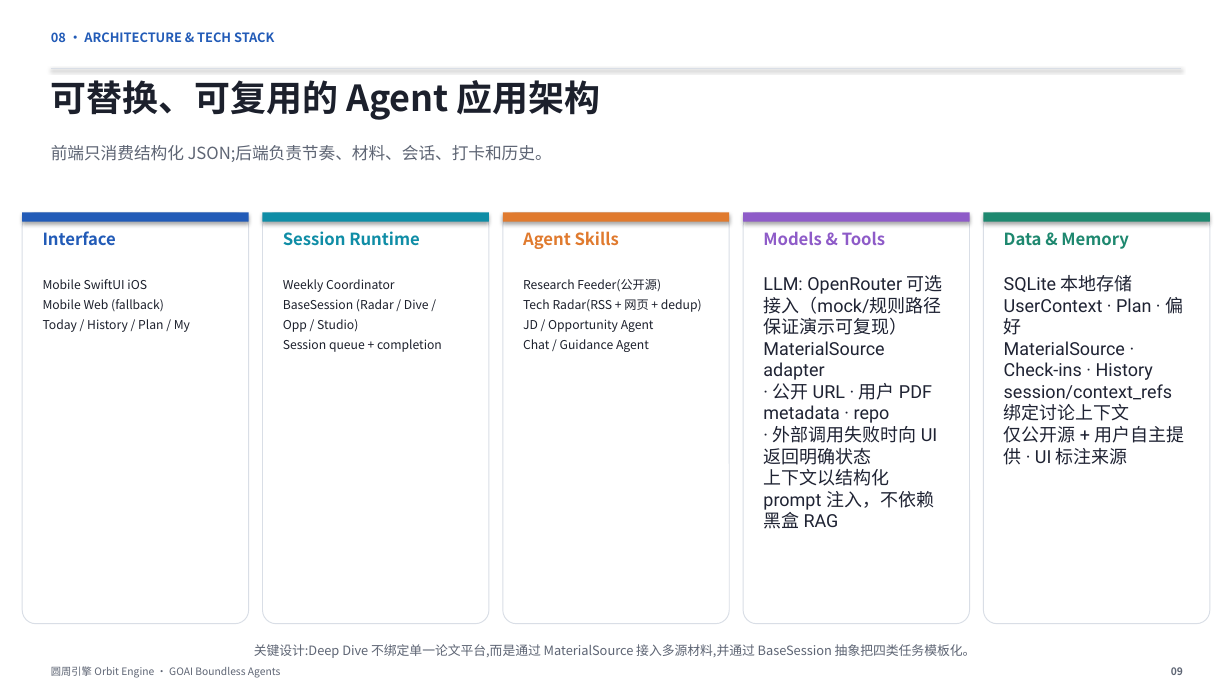
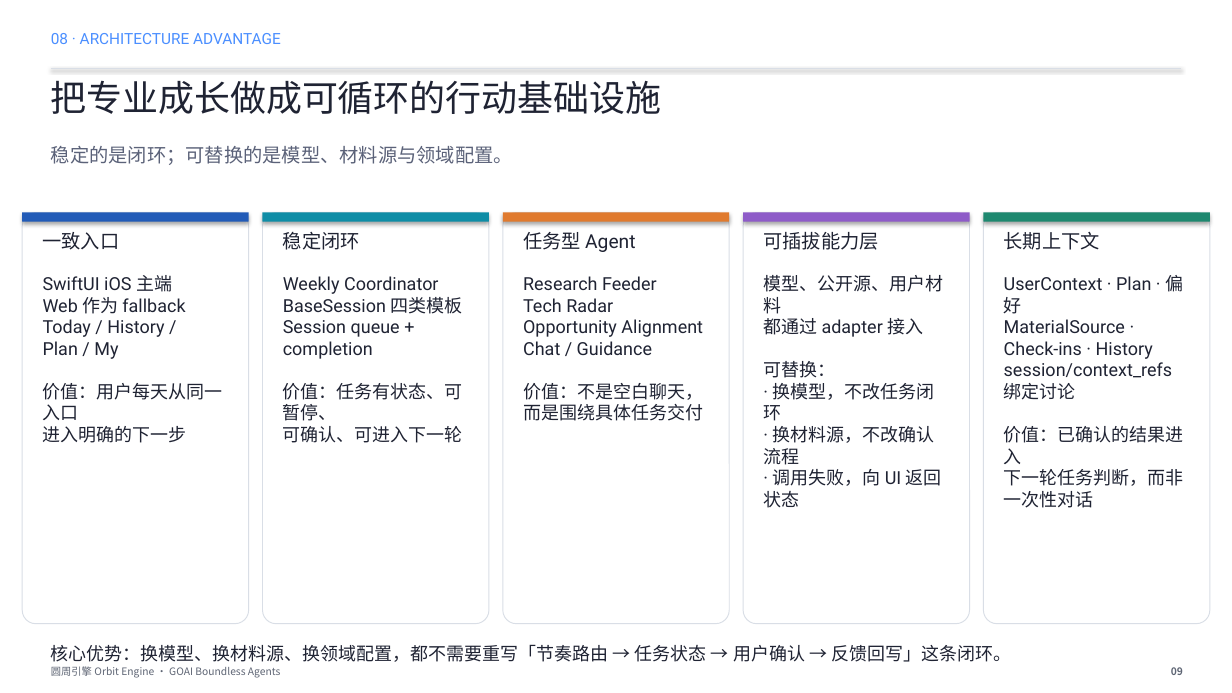
Before and after one commit to understand-hani/Orbit-Engine, a slide deck: slide 9 of ppt/orbit_engine_value_proposal_v3.pptx. Drawn at 1232x693 pixels with LibreOffice and Linux fonts; fonts in the diff are those of the drawing. Boxes give left, top, right and bottom in pixels: in the first picture for what was removed or moved away, otherwise in the second. Text is boxed around its words. In the diff, an @@ line names an element or a change of style, - is before the commit and + after.

Commit message:
Emphasize Orbit Engine architecture value

```diff
--- a/ppt/orbit_engine_value_proposal_v3.pptx
+++ b/ppt/orbit_engine_value_proposal_v3.pptx
@@ text at bbox=[51, 33, 281, 44]: text changed; size 10 to 12 pt; font Noto Sans CJK SC to Roboto; text colour #225BB7 to #4B8FFF; bold off @@
-08 · ARCHITECTURE & TECH STACK
+08 · ARCHITECTURE ADVANTAGE
@@ text at bbox=[51, 80, 661, 114]: text changed; font Noto Sans CJK SC to Roboto; text colour #1C202C to #1F2333; bold off @@
-可替换、可复用的 Agent 应用架构
+把专业成长做成可循环的行动基础设施
@@ text at bbox=[51, 146, 513, 165]: text changed; size 13 to 15 pt; font Noto Sans CJK SC to Roboto; text colour #5E6574 to #5B6279 @@
-前端只消费结构化 JSON;后端负责节奏、材料、会话、打卡和历史。
+稳定的是闭环；可替换的是模型、材料源与领域配置。
@@ text at bbox=[43, 232, 120, 250]: text changed; size 13 to 15 pt; font Noto Sans CJK SC to Roboto; text colour #225BB7 to #1F2333; bold off @@
-Interface
+一致入口
@@ text at bbox=[283, 232, 360, 250]: text changed; size 13 to 15 pt; font Noto Sans CJK SC to Roboto; text colour #0F8DA6 to #1F2333; bold off @@
-Session Runtime
+稳定闭环
@@ text at bbox=[523, 232, 635, 252]: text changed; size 13 to 15 pt; font Noto Sans CJK SC to Roboto; text colour #E07A2E to #1F2333; bold off @@
-Agent Skills
+任务型 Agent
@@ text at bbox=[763, 231, 878, 250]: text changed; size 13 to 15 pt; font Noto Sans CJK SC to Roboto; text colour #8E5BC8 to #1F2333; bold off @@
-Models & Tools
+可插拔能力层
@@ text at bbox=[1004, 232, 1100, 250]: text changed; size 13 to 15 pt; font Noto Sans CJK SC to Roboto; text colour #1E886F to #1F2333; bold off @@
-Data & Memory
+长期上下文
@@ text at bbox=[43, 275, 185, 314]: text changed; size 9.5 to 14 pt; font Noto Sans CJK SC to Roboto; text colour #1C202C to #1F2333 @@
-Mobile SwiftUI iOS
-Mobile Web (fallback)
+SwiftUI iOS 主端
+Web 作为 fallback
@@ text at bbox=[283, 297, 463, 314]: text changed; size 9.5 to 14 pt; font Noto Sans CJK SC to Roboto; text colour #1C202C to #1F2333 @@
-BaseSession (Radar / Dive / Opp / Studio)
+BaseSession 四类模板
@@ text at bbox=[283, 276, 438, 359]: size 9.5 to 14 pt, font Noto Sans CJK SC to Roboto, text colour #1C202C to #1F2333 in "Weekly Coordinator", "Session queue + completion"; line spacing 1.35 to 1 @@
@@ text at bbox=[523, 276, 703, 421]: text changed; size 9.5 to 14 pt; font Noto Sans CJK SC to Roboto; text colour #1C202C to #1F2333 @@
-Research Feeder(公开源)
-Tech Radar(RSS + 网页 + dedup)
-JD / Opportunity Agent
-Chat / Guidance Agent
+Research Feeder
+Tech Radar
+Opportunity Alignment
+Chat / Guidance
+价值：不是空白聊天，
+而是围绕具体任务交付
@@ text at bbox=[763, 275, 943, 508]: text changed @@
-LLM: OpenRouter 可选接入（mock/规则路径保证演示可复现）
-MaterialSource adapter
-· 公开 URL · 用户 PDF metadata · repo
-· 外部调用失败时向 UI 返回明确状态
-上下文以结构化 prompt 注入，不依赖黑盒 RAG
+模型、公开源、用户材料
+都通过 adapter 接入
+可替换：
+· 换模型，不改任务闭环
+· 换材料源，不改确认流程
+· 调用失败，向 UI 返回状态
@@ text at bbox=[1004, 275, 1133, 292]: paragraph removed @@
-SQLite 本地存储
@@ text at bbox=[43, 319, 164, 359]: size 9.5 to 14 pt, font Noto Sans CJK SC to Roboto, text colour #1C202C to #1F2333 in "Today / History / Plan / My"; line spacing 1.35 to 1 @@
@@ text at bbox=[43, 383, 223, 443]: paragraphs added @@
+价值：用户每天从同一入口
+进入明确的下一步
@@ text at bbox=[283, 383, 463, 443]: paragraphs added @@
+价值：任务有状态、可暂停、
+可确认、可进入下一轮
@@ text at bbox=[1004, 362, 1184, 508]: text changed @@
-session/context_refs 绑定讨论上下文
-仅公开源 + 用户自主提供 · UI 标注来源
+session/context_refs 绑定讨论
+价值：已确认的结果进入
+下一轮任务判断，而非一次性对话
@@ text at bbox=[51, 644, 1011, 662]: text changed; size 10 to 14 pt; font Noto Sans CJK SC to Roboto; text colour #5E6574 to #1F2333 @@
-关键设计:Deep Dive 不绑定单一论文平台,而是通过 MaterialSource 接入多源材料,并通过 BaseSession 抽象把四类任务模板化。
+核心优势：换模型、换材料源、换领域配置，都不需要重写「节奏路由 → 任务状态 → 用户确认 → 反馈回写」这条闭环。
```
